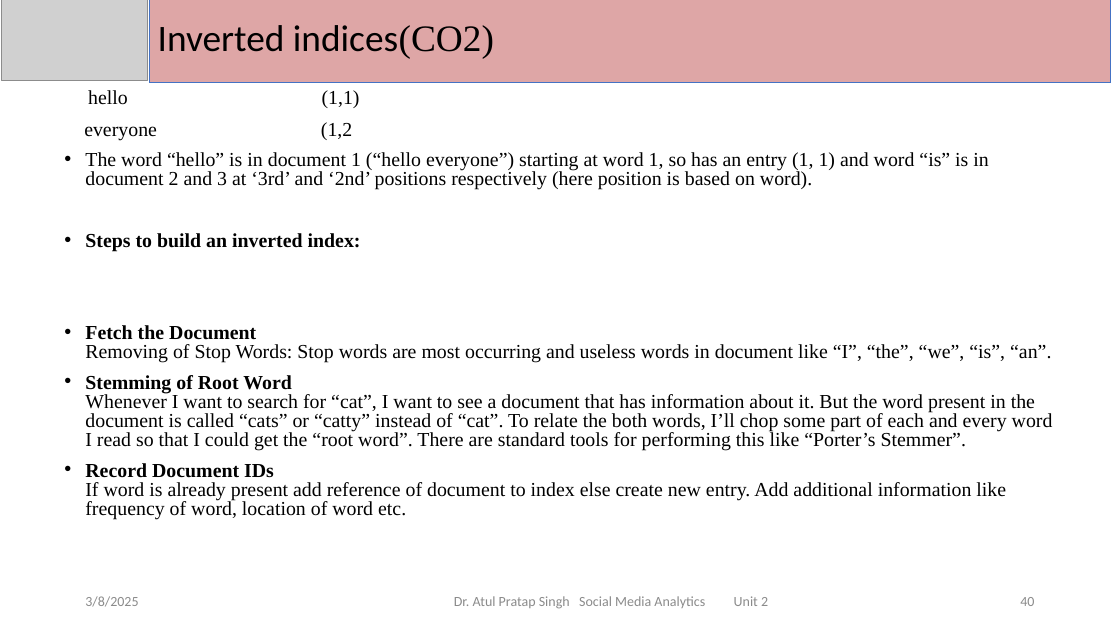
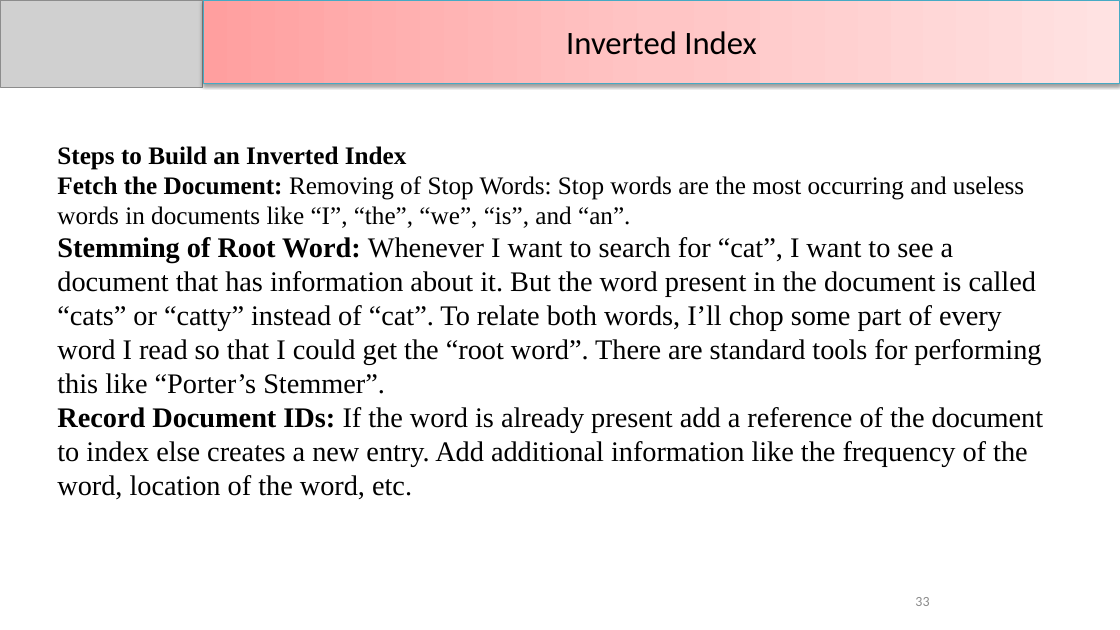
Before and after one commit to DevGoyalG/NIET-Study-Material, a slide deck: slide 33 of CSE (Artificial Intelligence and Machine Learning)/Third Year/Sixth Semester/PPTs/Social Media Analytics/SMA - Unit 2.pptx (slide 40 before the commit). Drawn at 1120x630 pixels with LibreOffice and Linux fonts; fonts in the diff are those of the drawing; grey boxes stand for pictures. Boxes give left, top, right and bottom in pixels: in the first picture for what was removed or moved away, otherwise in the second. Text is boxed around its words. In the diff, an @@ line names an element or a change of style, - is before the commit and + after.

```diff
--- a/CSE (Artificial Intelligence and Machine Learning)/Third Year/Sixth Semester/PPTs/Social Media Analytics/SMA - Unit 2.pptx
+++ b/CSE (Artificial Intelligence and Machine Learning)/Third Year/Sixth Semester/PPTs/Social Media Analytics/SMA - Unit 2.pptx
@@ picture: place and size @@
-picture at (2, 0, 147, 81)
+picture at (0, 0, 203, 87)
@@ title removed at (150, 0, 1111, 82) @@
-Inverted indices(CO2)
@@ rectangle added at (203, 0, 1120, 83), fill gradient #FFA0A0 to #FFC5C5 to #FFE3E3, outline #46AAC5 0.75 pt, 28 pt, text #000000 @@
+Inverted Index
@@ title "Steps to Build an Inverted ..." at (57, 146, 1043, 499): vertical alignment top to middle; rotation 0 to 180 degrees @@
@@ title at (57, 146, 1043, 499): text changed; size 17 to 24.3 pt @@
-hello (1,1)
-everyone (1,2
-• The word “hello” is in document 1 (“hello everyone”) starting at word 1, so has an entry (1, 1) and word “is” is in document 2 and 3 at ‘3rd’ and ‘2nd’ positions respectively (here position is based on word).
-• Steps to build an inverted index:
-• Fetch the Document
-  Removing of Stop Words: Stop words are most occurring and useless words in document like “I”, “the”, “we”, “is”, “an”.
-• Stemming of Root Word
-  Whenever I want to search for “cat”, I want to see a document that has information about it. But the word present in the document is called “cats” or “catty” instead of “cat”. To relate the both words, I’ll chop some part of each and every word I read so that I could get the “root word”. There are standard tools for performing this like “Porter’s Stemmer”.
-• Record Document IDs
-  If word is already present add reference of document to index else create new entry. Add additional information like frequency of word, location of word etc.
+Steps to Build an Inverted Index
+Fetch the Document: Removing of Stop Words: Stop words are the most occurring and useless words in documents like “I”, “the”, “we”, “is”, and “an”.
+Stemming of Root Word: Whenever I want to search for “cat”, I want to see a document that has information about it. But the word present in the document is called “cats” or “catty” instead of “cat”. To relate both words, I’ll chop some part of every word I read so that I could get the “root word”. There are standard tools for performing this like “Porter’s Stemmer”.
+Record Document IDs: If the word is already present add a reference of the document to index else creates a new entry. Add additional information like the frequency of the word, location of the word, etc.
@@ text removed at (85, 596, 138, 607) @@
-3/8/2025
@@ text removed at (454, 596, 768, 609) @@
-Dr. Atul Pratap Singh Social Media Analytics Unit 2
@@ page number added at (915, 597, 929, 606), 12 pt, text #8C8C8C @@
+33
@@ page number removed at (1020, 597, 1034, 606) @@
-40
```
Also in this commit, not shown: 25 other slides changed, 28 slides added, 65 slides removed, 9 other files.
